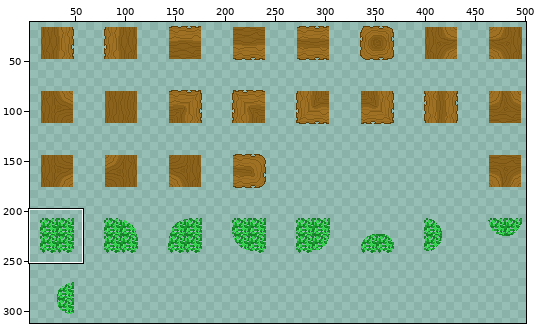
Sprite sheet -- assets/sprites/environment/tree-tiles.png. The first picture is a wide view before the edit; the outline marks the close-up.
Close-up. Old version:
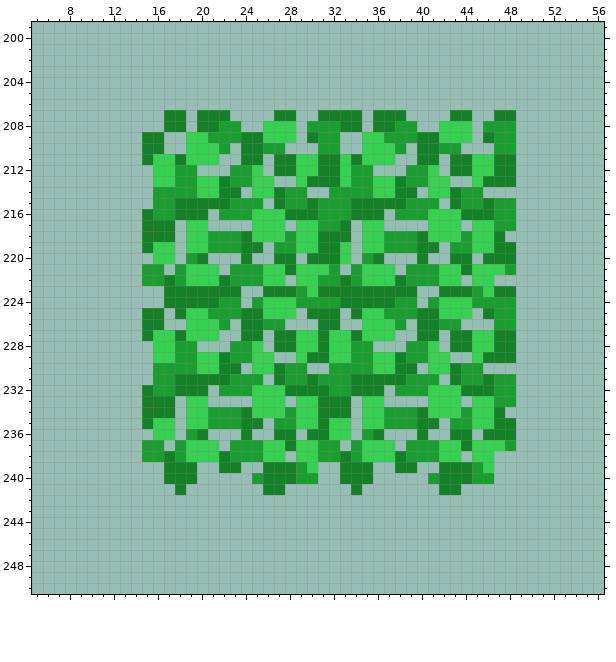
The file is 512x512 pixels. Shown: x 5..56, y 199..250. The wide view leaves out empty margins. The commit also changed other parts of the picture, which this record leaves out.
The same view after the edit:
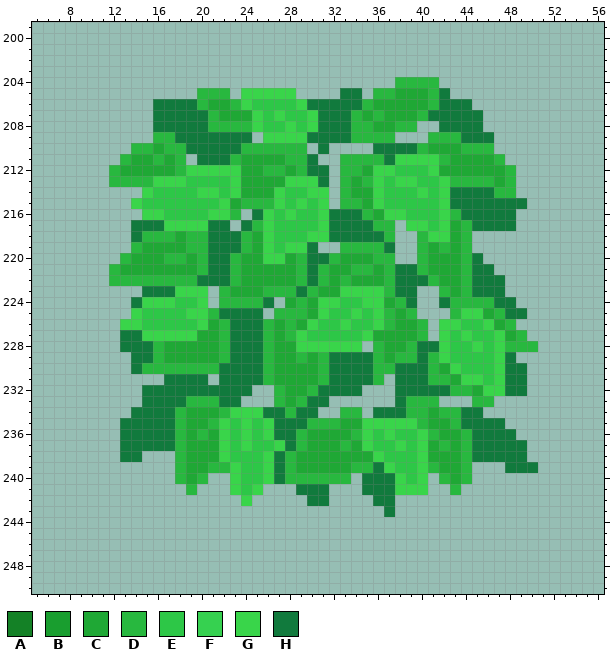
Palette (. is transparent): A #148126  B #199e2f  C #1fa835  D #28b83f  E #2dc747  F #36d150  G #39d54a  H #117a3d
The exact change:
y 204: x 38..41 .... -> DDDD
y 205: x 20..22 ... -> DDD; x 24..28 ..... -> GGGGG; x 33..34 .. -> HH; x 36..42 ....... -> DDCCCDH
y 206: x 16..44 ............................. -> HHHHDCCDGEEEEGHHHHHDCCCCCDHHH
y 207: x 16..45 .AA.AAA....AA..AAAA.AAA....AA. -> HHHHHDCCCGEGEEGHHHDCDCCCDHHHHH; x 47..48 AA -> ..
y 208: x 16..39 .AA.AABB..FFF.BBBAA.AABB -> HHHHHDDDDGEEGEGHHHDDCCDD; x 42..48 FFF.BBB -> HHHH...
y 209: x 15..48 AA..FFBBBAAFFF.ABB..FFBBBAAFFF.ABB -> .DDHHHHHHH.GGGGHHHHDDDD...DDDHHH..
y 210: x 14..29 .AA..FFFB.AABB.. -> DDCDDHHHHHDDDDDD; x 31..32 BB -> H.; x 35..48 FFFB.AABB...BB -> .HHHHDCCCDDD..
y 211: x 13..48 ..AFFAFFF..AA.AAFFAAFAFFF..AA.AAFFAA -> DCCDCD.HHHDCCCCDDH..DDDDHGGGGDCCCCD.
y 212: x 12..48 ....FFBB...BBF.AAFFAAFBB...BBF.AAFFAA -> DCCCCCDGGGGGCCDDCDHH.DDCGGEEEGCCCCCCD
y 213: x 12..48 ....FFBBFFABBFF..FAAAFBBFFABBFF..FAAA -> DDDDGGGEEEEGCCCCGGGH.DCDGEGGEEGDDDDCD
y 214: x 15..48 .BBBBFFAA.FFABB..BBBBFFAA.FFABB... -> GEEEEGGEGCCCGEEGG.DCCGEEEGEGHHHHDD
y 215: x 14..49 ..BBAAAAABBB.ABBABBBAAAAABBB.ABBABB. -> GEEEEEEEGCDDDGEGEG.DDCGEEEEEGHHHHHHH
y 216: x 15..48 ABBAAA.BBBFFFAAABBBAAA.BBBFFFAAABB -> GGEEEEGGD.HGEGEEGHHHDCGGEEEGDHHHHH
y 217: x 14..22 .AAA.FF.. -> HHHGGGGHH; x 24..37 .FFF.FFBBA.FF. -> HDGEEEEGHHHHDD; x 39..48 ..FFF.FFBB -> GGEGCDHHHH
y 218: x 14..47 .AAA.FFBBBAFFFBFFAAA.FFBBBAFFFBFFA -> HDDDCDDHHHDCGEEEGGHHHHHD..DGGCD...
y 219: x 14..48 .AFF.FFBBBAA.BBFFAAF.FFBBBAA.BBFFAA -> DCCCCDDHHHDCGEGGH..DDDDH..DCDCD....
y 220: x 13..37 ...FF.BA...A..AA.AAAF.BA. -> DCCCDDCDHHDCCGGCDHHDCCCDD; x 40..48 A..AA.AAA -> DCCCDH...
y 221: x 12..48 ...BB.BFFF.BBBFFAFFFB.BFFF.BBBFFAFFFB -> DCCCCCCCDHHDCCCCCDHDCCDDCDHHDCCCDHH..
y 222: x 12..47 ...BBABFFFABBBFF.FFBBABFFFABBBFF.FF. -> DDDDDDDDHHHDCCCCCDHDCDCCCDHHHDCCDHHH
y 223: x 15..39 ..AAAAAAA..AAABFAAAAAAAAA -> HHHGGG.DCCCDDDHDCCGGGGDHH; x 42..48 AAABFAA -> DCDHHH.
y 224: x 14..39 ...AAAAABB.BFFFBBBBAAAAABB -> HGGGEEG.DDDDH.CDCGGEEGGCDH; x 41..48 BFFFBBBB -> .HDDDDHH
y 225: x 14..49 .AA.AFFBBBAAFFF.AAA.AFFBBBAAFFF.ABB. -> GEEEEGGDHHHH.DDDCGEEGEGDCD...DGGCDHH
y 226: x 13..48 ..AA..FFFB.AABB...AA..FFFB.AABB...BB -> GGEEEEEGCDHHHDCDCGEEGEEGDCCD.GGEEGCD
y 227: x 13..49 ..AFFAFFF..AA.AAFFAFFAFFF..AA.AAFFAA. -> HHGGGGGCCDHHHDCDGEEEEEGCCCCD.GEGEEGCD
y 228: x 13..50 ...FFBB...BBF.AAFFAFFBB...BBF.AAFFAA.. -> HHHDCCCCCDHHHDCCGGGGGG.DCCDHHGEEGEGDDD
y 229: x 14..48 ..FFBBFFABBFF..FAAFFBBFFABBFF..FAAA -> HHDCCCCCDHHHDCCDCDHHHHDCDDHDGEEEEGH
y 230: x 14..49 ..BBBBFFAA.FFABB..BBBBFFAA.FFABB.... -> HDDDDDDDHHHHDCCCCDHHHHDDHHHDCGEEEGHH
y 231: x 16..49 BBAAAAABBB.ABBABBBAAAAABBB.ABBABB. -> .HHHH.HHHHDCCCCDHHHHD.HHHDDCGGEGHH
y 232: x 15..36 ABBAAA.BBBFFFAAAABBAAA -> HHHHHHHHHH..DCCDHHHH..; x 38..49 BBBFFFAAABB. -> HHHHHDDCGGHH
y 233: x 15..23 AAA.FF... -> HHHHDDDHH; x 25..33 FFF.FFAAA -> ..DCDHH..; x 35..36 FF -> ..; x 38..43 ...FFF -> HDDD..; x 45..48 FFBB -> DD..
y 234: x 14..47 .AAA.FFBBBAFFFBFFAAA.FFBBBAFFFBFFA -> HHHHDCCCDGGGHHDHH..DD.HHHDDCDDHH..
y 235: x 13..48 ..AFF.FFBBBAA.BBFFAFF.FFBBBAA.BBFFAA -> HHHHHDCCDGEGEGHHHDDDCCGGGGGDCCDHHHH.
y 236: x 13..48 ...FF.BA...A..AA.AAFF.BA...A..AA.AAA -> HHHHHDCDCGEGEGHHDCCCCDGEGEEGDCCDHHHH
y 237: x 13..49 ..BB.BFFF.BBBFFAFFBB.BFFF.BBBFFAFFFB. -> HHHHHDCCCGEGEEGHDCCCDCGEEGEGCDCDHHHHH
y 238: x 13..49 ..BBABFFFABBBFF.FFBBABFFFABBBFF.FF... -> HH...DCCCGEEEGHDCCCCCCCGEEEGCCCDHHHHH
y 239: x 17..46 AAA..AA..AAABF..AAA..AA..AAABF -> .DCCDDGEEGHDCCCCCDDHGEEGDCCD..; x 48..50 ... -> HHH
y 240: x 17..20 AAA. -> .DCD; x 23..46 ..BAAABB..AAA.....BAAABB -> GEEGHDDDDDD.HHHGEG.DCD..
y 241: x 18..19 A. -> .D; x 23..27 ...AA -> GEG..; x 29..31 ... -> HHH; x 34..40 A...... -> .HHHGGG; x 42..43 AA -> .D
y 242: x 24 . -> G; x 30..31 .. -> HH; x 36..37 .. -> HH
y 243: x 37 . -> H
